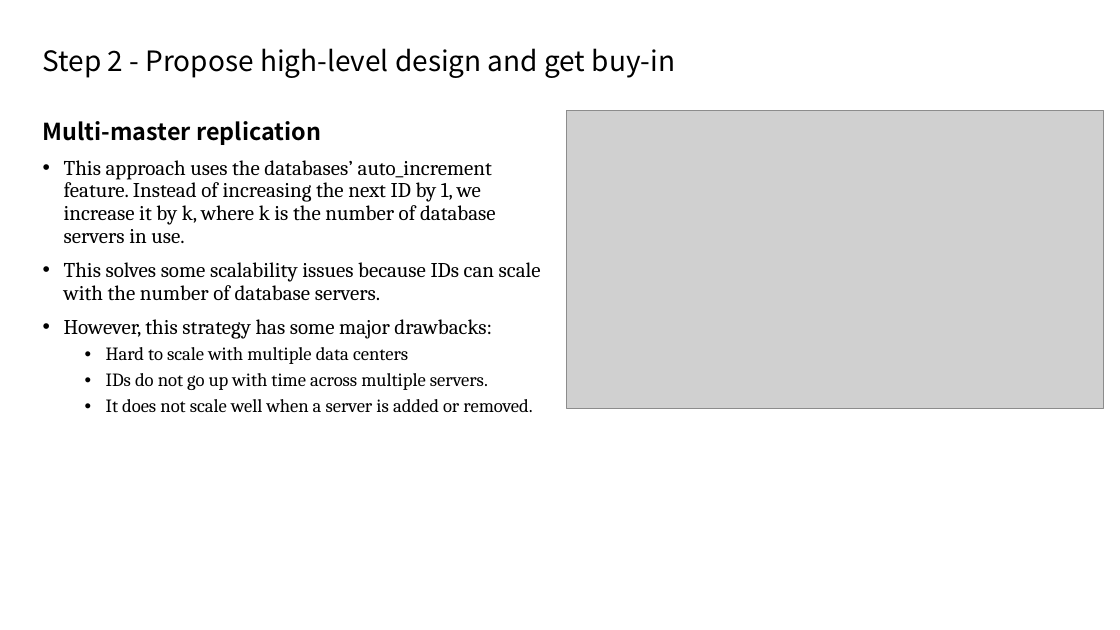
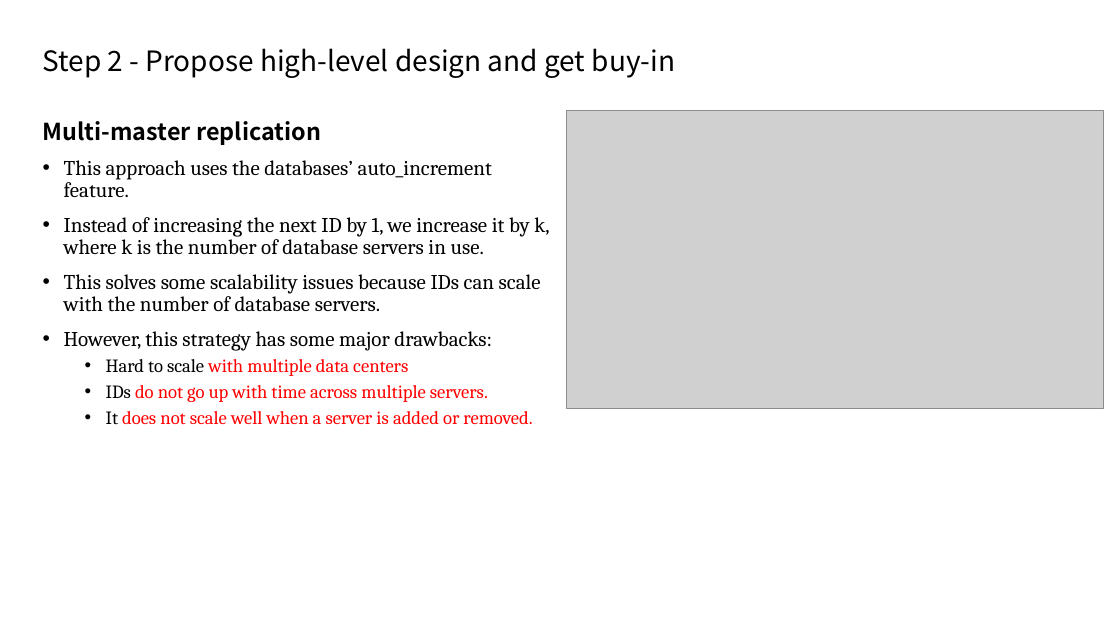
Before and after one commit to Vancouver-KDD/book-study, a slide deck: slide 4 of [Jason Yang] Wk 4 (Ch 7).pptx. Drawn at 1120x630 pixels with LibreOffice and Linux fonts; fonts in the diff are those of the drawing; grey boxes stand for pictures. Boxes give left, top, right and bottom in pixels: in the first picture for what was removed or moved away, otherwise in the second. Text is boxed around its words. In the diff, an @@ line names an element or a change of style, - is before the commit and + after.

```diff
--- a/[Jason Yang] Wk 4 (Ch 7).pptx
+++ b/[Jason Yang] Wk 4 (Ch 7).pptx
@@ text at [64,160,549,255]: text changed @@
-• This approach uses the databases’ auto_increment feature. Instead of increasing the next ID by 1, we increase it by k, where k is the number of database servers in use.
+• This approach uses the databases’ auto_increment feature.
+• Instead of increasing the next ID by 1, we increase it by k, where k is the number of database servers in use.
@@ text at [106,359,532,425]: text colour #000000 to #FF0000 in "with multiple data centers", "do not go up with time across ...", "does not scale well when a server ..." @@
```
Also in this commit, not shown: 8 other slides changed, 3 slides added.
